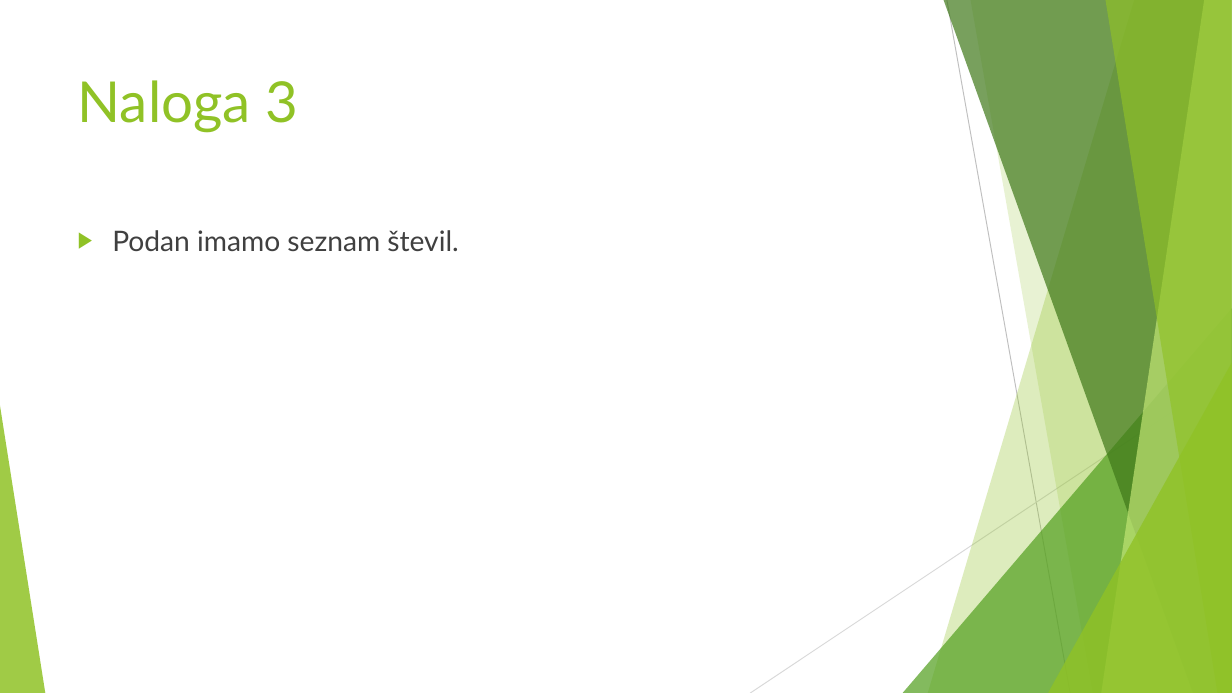
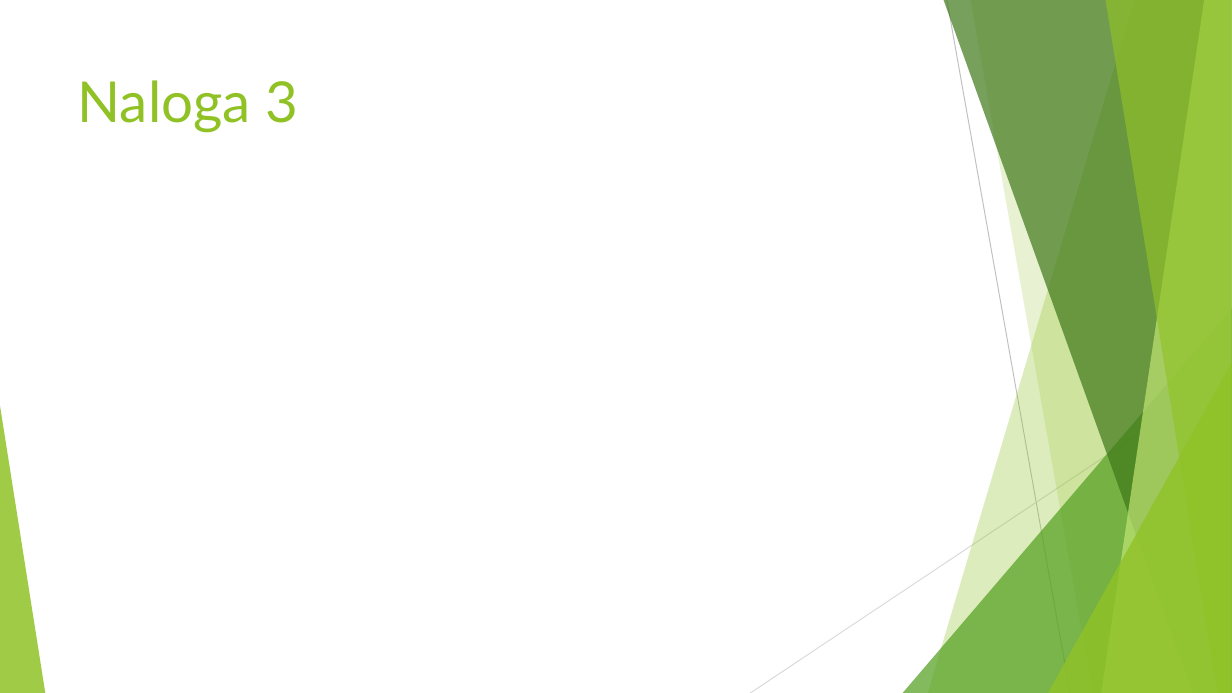
Before and after one commit to jrencelj/Seminarska-naloga-RAC2, a slide deck: slide 10 of Predstavitev.pptx. Drawn at 1232x693 pixels with LibreOffice and Linux fonts; fonts in the diff are those of the drawing; grey boxes stand for pictures. Boxes give left, top, right and bottom in pixels: in the first picture for what was removed or moved away, otherwise in the second. Text is boxed around its words. In the diff, an @@ line names an element or a change of style, - is before the commit and + after.

```diff
--- a/Predstavitev.pptx
+++ b/Predstavitev.pptx
@@ text removed at <box>112,230,458,251</box> @@
-▶ Podan imamo seznam števil.
```
Also in this commit, not shown: 1 other slide changed, 2 slides added, 1 slide removed.
